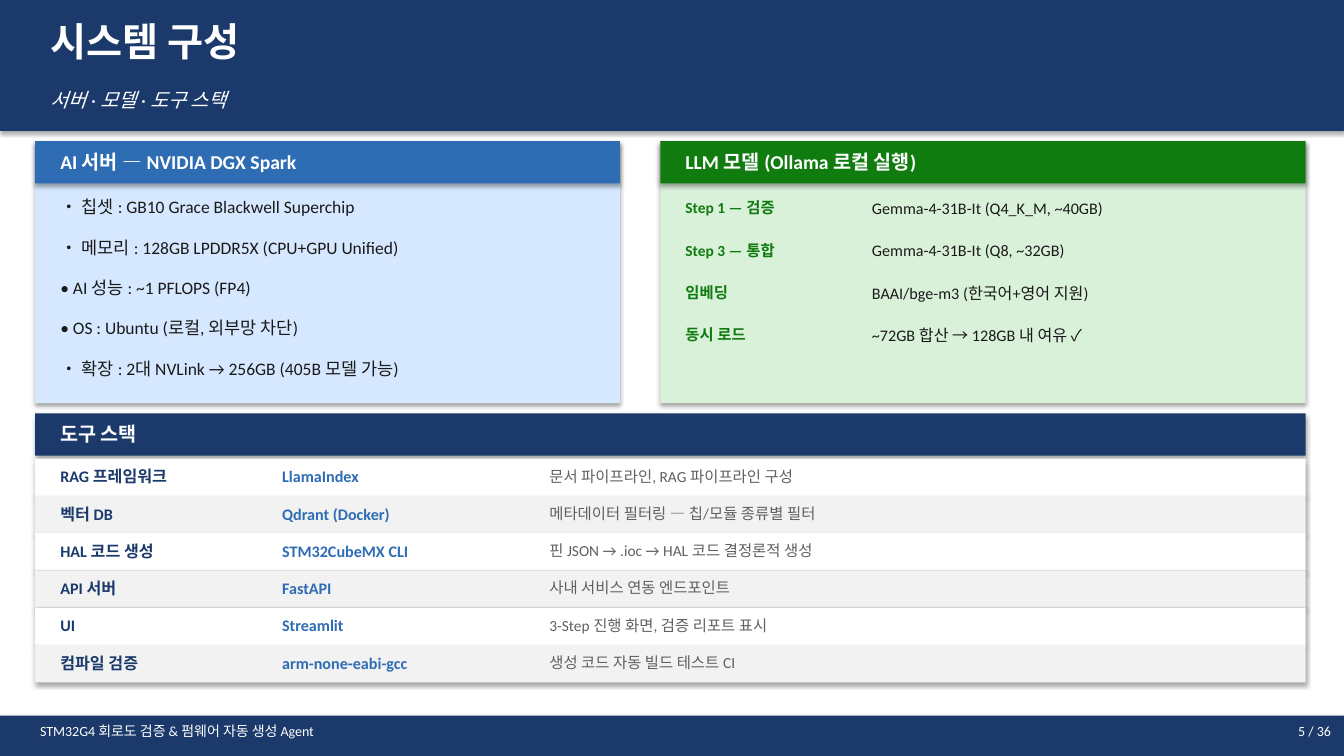
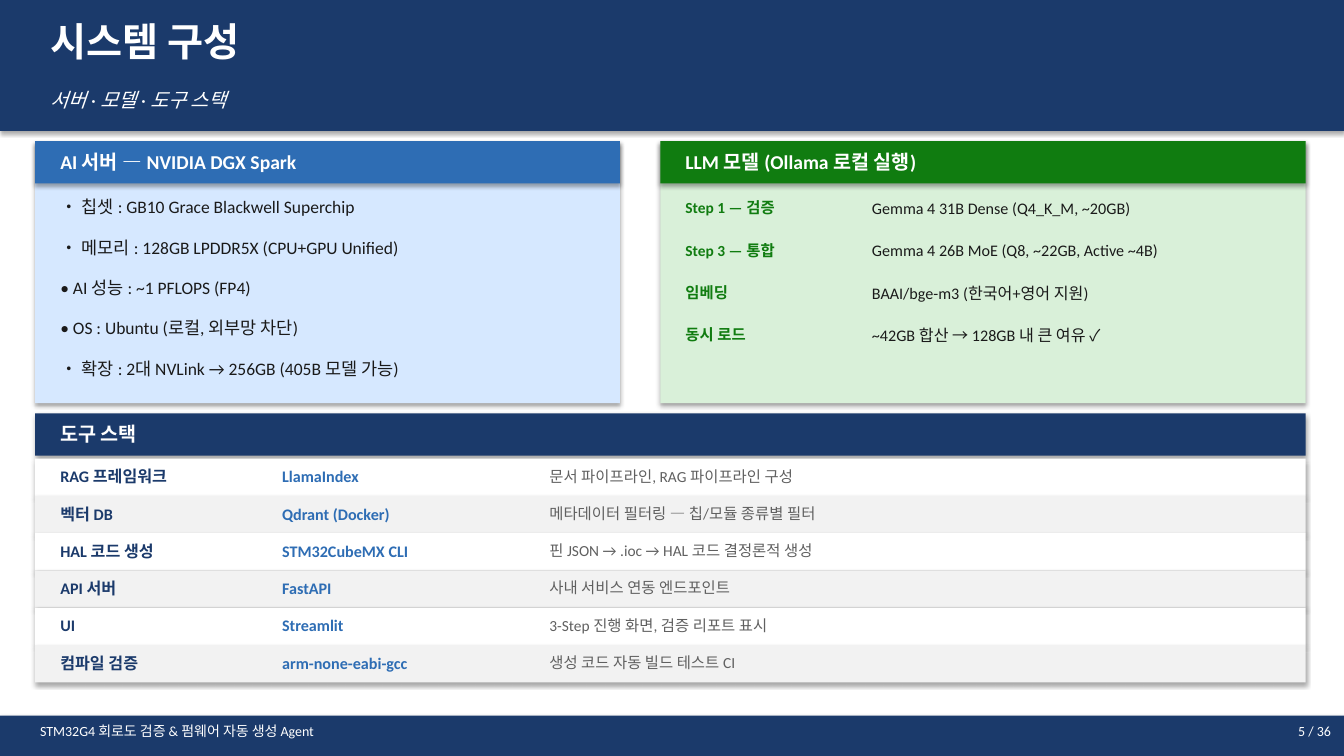
Before and after one commit to younlea/MotorDriveForge, a slide deck: slide 5 of STM32G4_Agent_Plan.pptx. Drawn at 1344x756 pixels with LibreOffice and Linux fonts; fonts in the diff are those of the drawing. Boxes give left, top, right and bottom in pixels: in the first picture for what was removed or moved away, otherwise in the second. Text is boxed around its words. In the diff, an @@ line names an element or a change of style, - is before the commit and + after.

```diff
--- a/STM32G4_Agent_Plan.pptx
+++ b/STM32G4_Agent_Plan.pptx
@@ text at <box>872,202,1130,216</box>: text changed @@
-Gemma-4-31B-It (Q4_K_M, ~40GB)
+Gemma 4 31B Dense (Q4_K_M, ~20GB)
@@ text at <box>872,244,1158,258</box>: text changed @@
-Gemma-4-31B-It (Q8, ~32GB)
+Gemma 4 26B MoE (Q8, ~22GB, Active ~4B)
@@ text at <box>872,327,1086,343</box>: text changed @@
-~72GB 합산 → 128GB 내 여유 ✓
+~42GB 합산 → 128GB 내 큰 여유 ✓
```
Also in this commit, not shown: 15 other slides changed, 8 other files.
